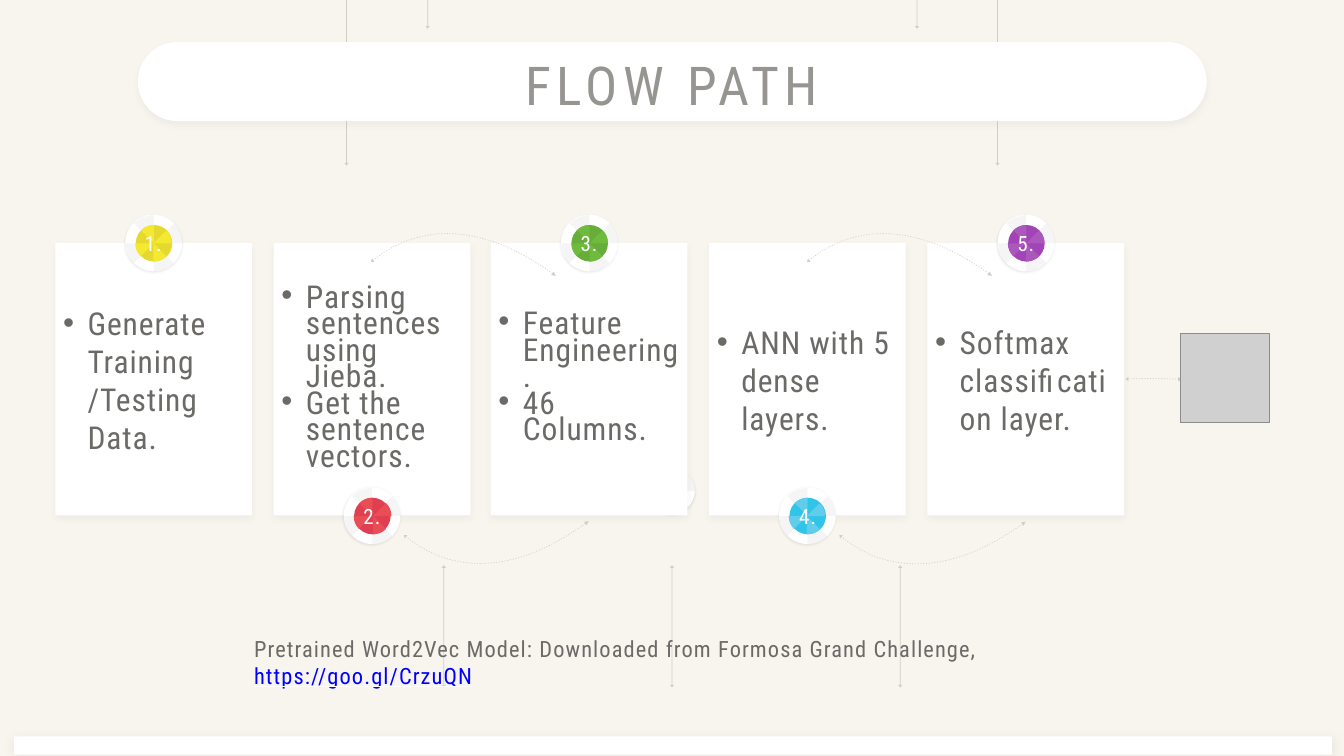
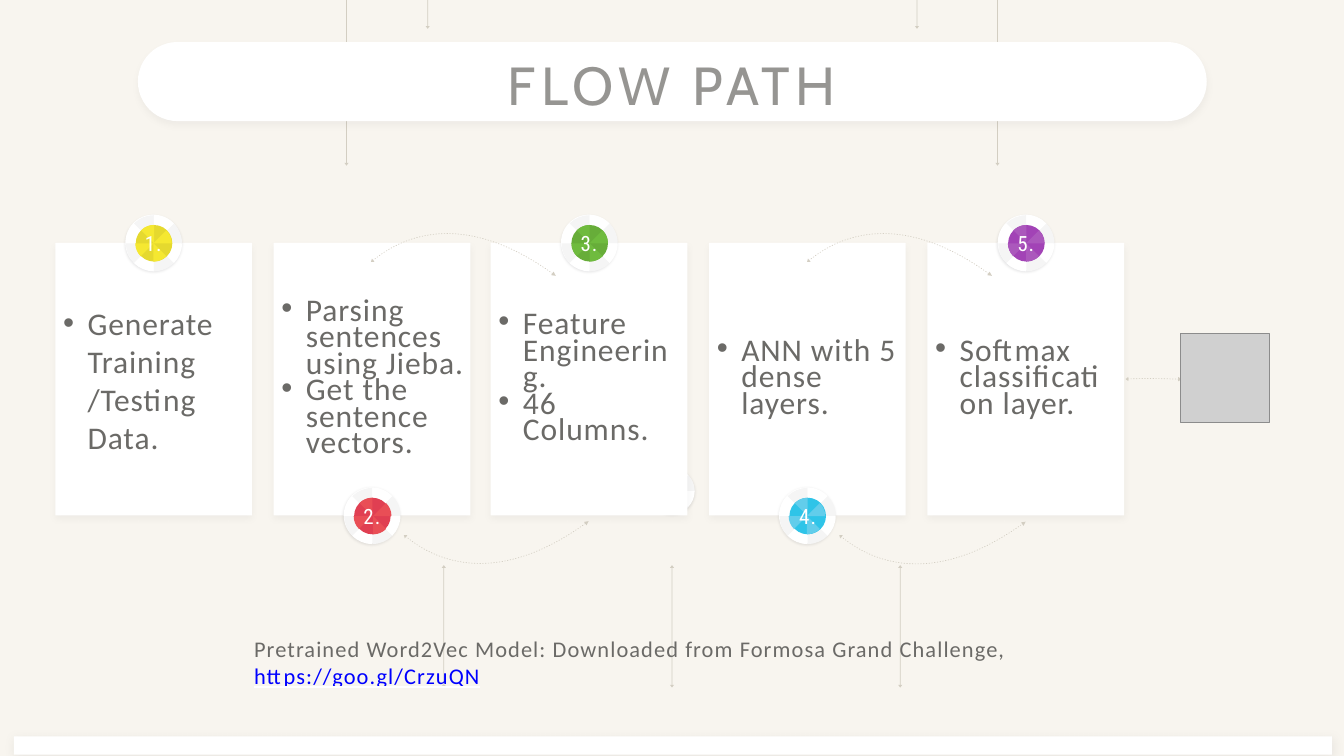
Before and after one commit to amy10260903/DSP_Lab_Final_Project, a slide deck: slide 2 of report/templates/DSP_FinalProject_Team20.pptx. Drawn at 1344x756 pixels with LibreOffice and Linux fonts; fonts in the diff are those of the drawing; grey boxes stand for pictures. Boxes give left, top, right and bottom in pixels: in the first picture for what was removed or moved away, otherwise in the second. Text is boxed around its words. In the diff, an @@ line names an element or a change of style, - is before the commit and + after.

```diff
--- a/report/templates/DSP_FinalProject_Team20.pptx
+++ b/report/templates/DSP_FinalProject_Team20.pptx
@@ text "FLOW PATH" at (508, 67, 836, 106): font Roboto Condensed to Cabin @@
@@ font Roboto Condensed to Calibri in 4 elements at (254, 641, 1004, 686), (523, 314, 649, 440), (306, 299, 463, 453), (88, 314, 213, 449) @@
@@ text "ANN with 5 dense layers." at (741, 339, 895, 419): font Roboto Condensed to Calibri; line spacing 1 to 0.7 @@
@@ text "Softmax classification layer." at (960, 339, 1075, 419): font Roboto Condensed to Calibri; line spacing 1 to 0.7 @@
```
Also in this commit, not shown: 4 other slides changed, 1 other file.
